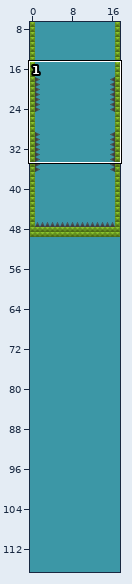
Tiled map (JSON) -- gust/assets/maps/scene2.json. Above, an overview of the earlier version with the close-up marked.
Close-up. Before:
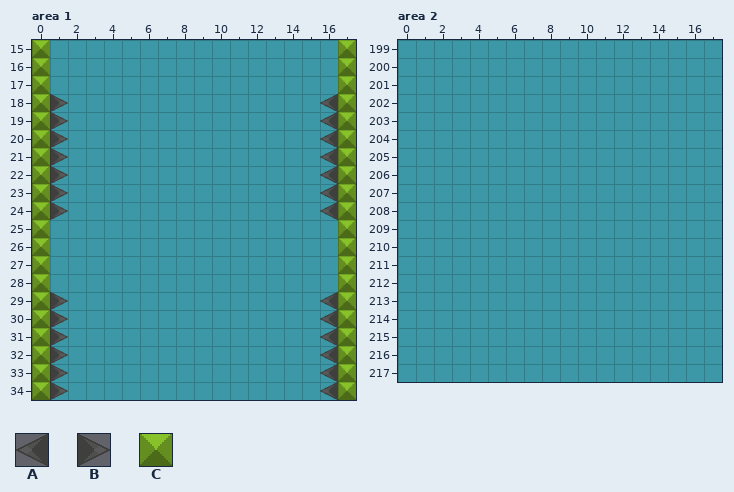
Cells are 32x32 px. Shown: area 1 x 0..17, y 15..34; area 2 x 0..17, y 199..217. The commit also changed other parts of the map, which this record leaves out.
Key: from "tileset": A 2, B 3, C 5.
_ is an empty cell.
Layers that did not change in this view are not listed.
Layer "scene2" before, area 1, first column x 0:
15 C________________C
16 C________________C
17 C________________C
18 CB______________AC
19 CB______________AC
20 CB______________AC
21 CB______________AC
22 CB______________AC
23 CB______________AC
24 CB______________AC
25 C________________C
26 C________________C
27 C________________C
28 C________________C
29 CB______________AC
30 CB______________AC
31 CB______________AC
32 CB______________AC
33 CB______________AC
34 CB______________AC
New version:
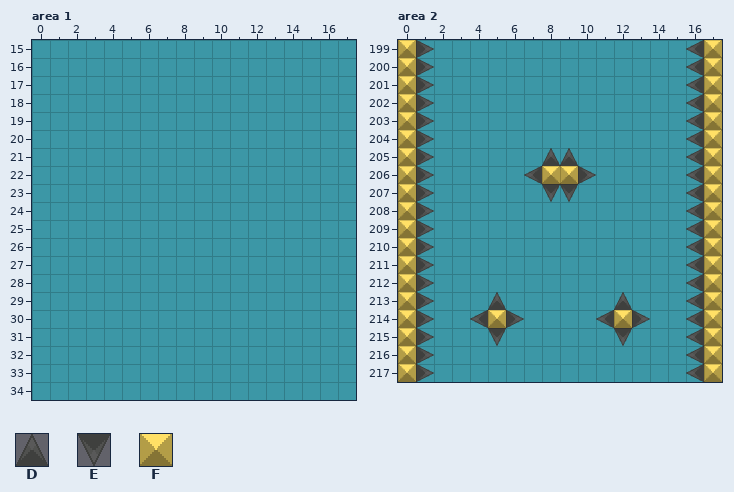
Further tiles: from "tileset": D 0, E 1, F 6.
The edit:
Layer "scene2", area 1:
y 15..17: x 0 C -> _; x 17 C -> _
y 18..24: x 0..1 CB -> __; x 16..17 AC -> __
y 25..28: x 0 C -> _; x 17 C -> _
y 29..34: x 0..1 CB -> __; x 16..17 AC -> __
Layer "scene2", area 2:
y 199..204: x 0..1 __ -> FB; x 16..17 __ -> AF
y 205: x 0..1 __ -> FB; x 8..9 __ -> DD; x 16..17 __ -> AF
y 206: x 0..1 __ -> FB; x 7..10 ____ -> AFFB; x 16..17 __ -> AF
y 207: x 0..1 __ -> FB; x 8..9 __ -> EE; x 16..17 __ -> AF
y 208..212: x 0..1 __ -> FB; x 16..17 __ -> AF
y 213: x 0..1 __ -> FB; x 5 _ -> D; x 12 _ -> D; x 16..17 __ -> AF
y 214: x 0..1 __ -> FB; x 4..6 ___ -> AFB; x 11..13 ___ -> AFB; x 16..17 __ -> AF
y 215: x 0..1 __ -> FB; x 5 _ -> E; x 12 _ -> E; x 16..17 __ -> AF
y 216..217: x 0..1 __ -> FB; x 16..17 __ -> AF
Changed places in both close-ups, as pixel boxes (x1, y1, x2, y2):
removed: (32, 40, 68, 400)
removed: (320, 40, 356, 400)
added: (398, 40, 434, 382)
added: (686, 40, 722, 382)
added: (524, 148, 596, 202)
added: (470, 292, 524, 346)
added: (596, 292, 650, 346)
